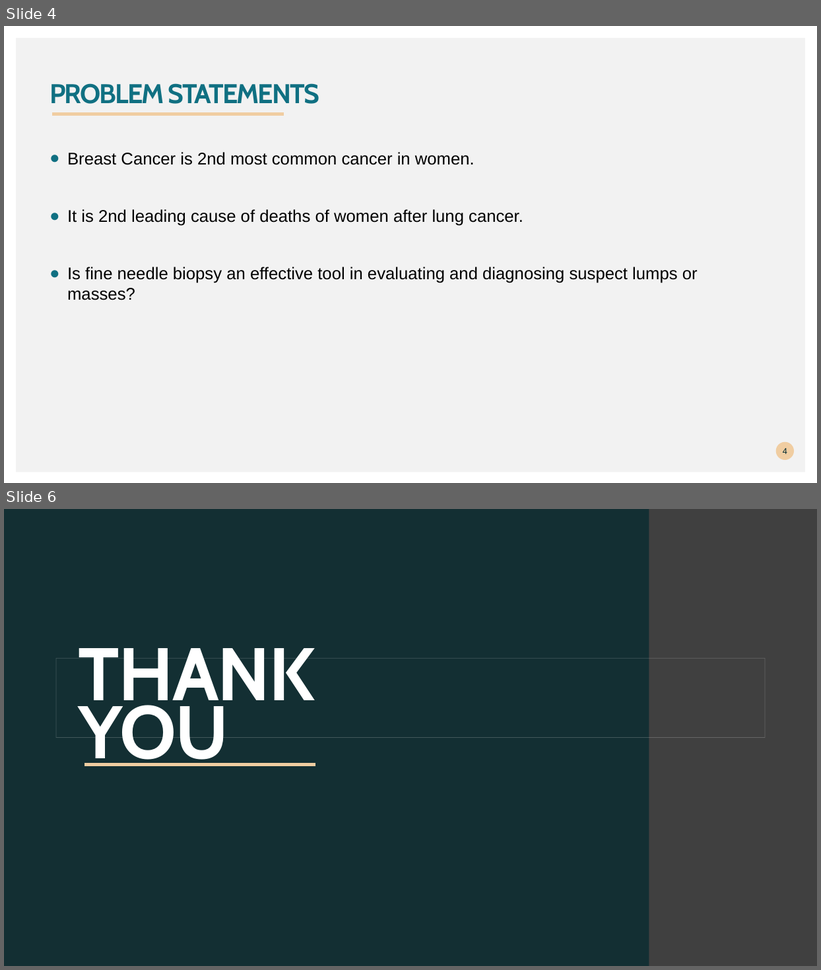
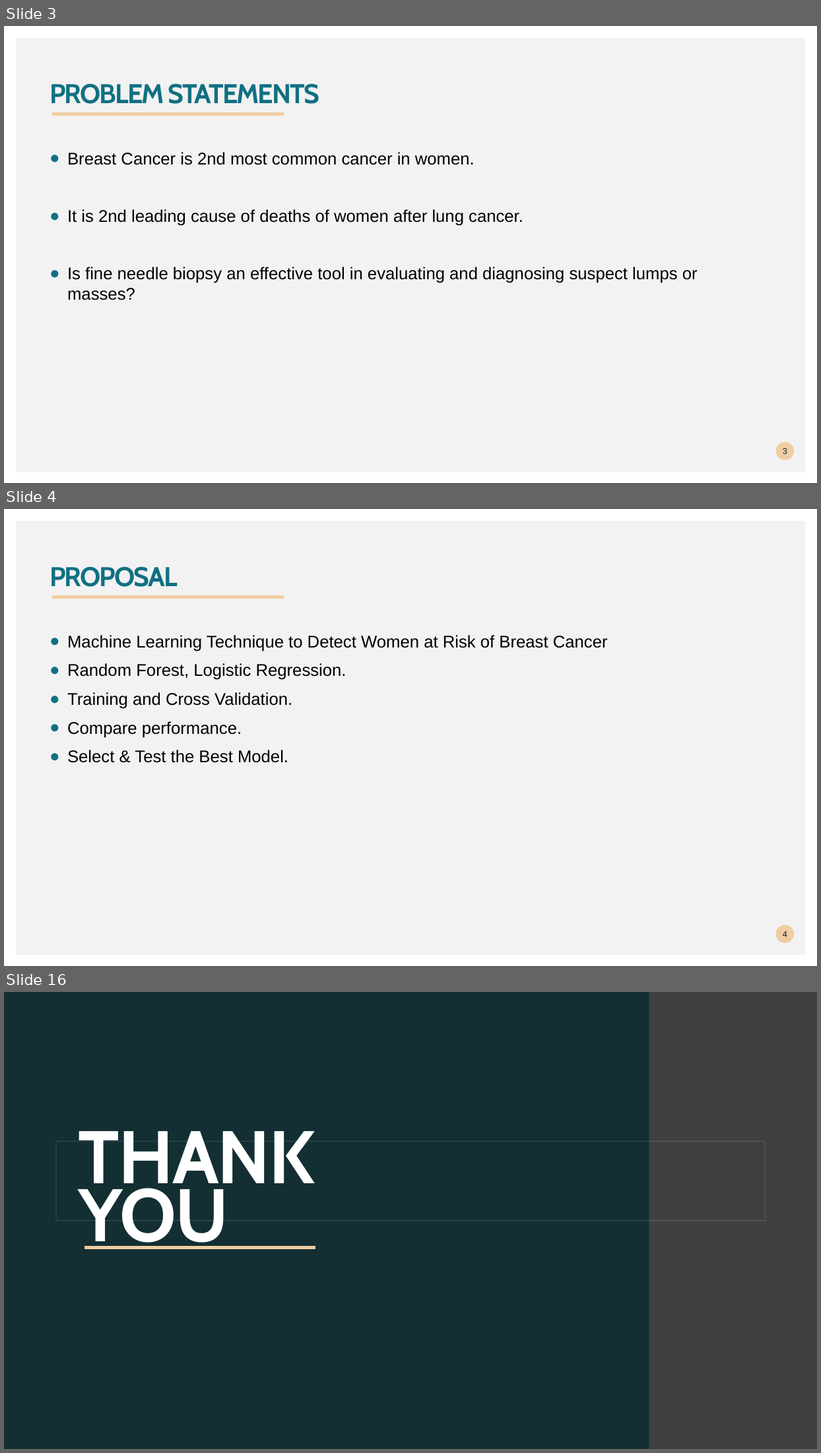
Before and after one commit to saurabhbiswas1985/Predictive-Analytics-Project, a slide deck: Breast cancer prediction.pptx. Shown one above the other, each under a label of ours: slides 4 and 6 before the commit, slides 3, 4 and 16 after it; the slides between them are not shown. The pictures are 821x970 and 821x1453 pixels, drawn with LibreOffice and Linux fonts; fonts in the diff are those of the drawing; background and template pictures are left out. Boxes give left, top, right and bottom in pixels: in the first picture for what was removed or moved away, otherwise in the second. Text is boxed around its words. In the diff, an @@ line names an element or a change of style, - is before the commit and + after.

```diff
--- a/Breast cancer prediction.pptx
+++ b/Breast cancer prediction.pptx
@@ slide 4 added at <box>4,509,817,966</box>, background #FFFFFF; not listed: 1 template element that a slide beside it also shows @@
@@ title added at <box>50,566,178,587</box>, 32 pt, text #107082, bold @@
+PROPOSAL
@@ freeform shape added at <box>52,594,284,597</box>, outline #F0CDA1 4.32 pt @@
@@ text added at <box>67,635,608,763</box>, 20 pt, text #000000 @@
+● Machine Learning Technique to Detect Women at Risk of Breast Cancer
+● Random Forest, Logistic Regression.
+● Training and Cross Validation.
+● Compare performance.
+● Select & Test the Best Model.
@@ page number added at <box>776,925,795,944</box>, fill #F0CDA1, 10 pt, text #00292E @@
+4
@@ what was slide 4 is now slide 3 @@
@@ page number at <box>783,448,787,454</box>: text changed @@
-4
+3
@@ what was slide 6 is now slide 16 @@
```
Also in this commit, not shown: 2 slides changed, 10 other slides added, 1 slide removed, 1 other file.
